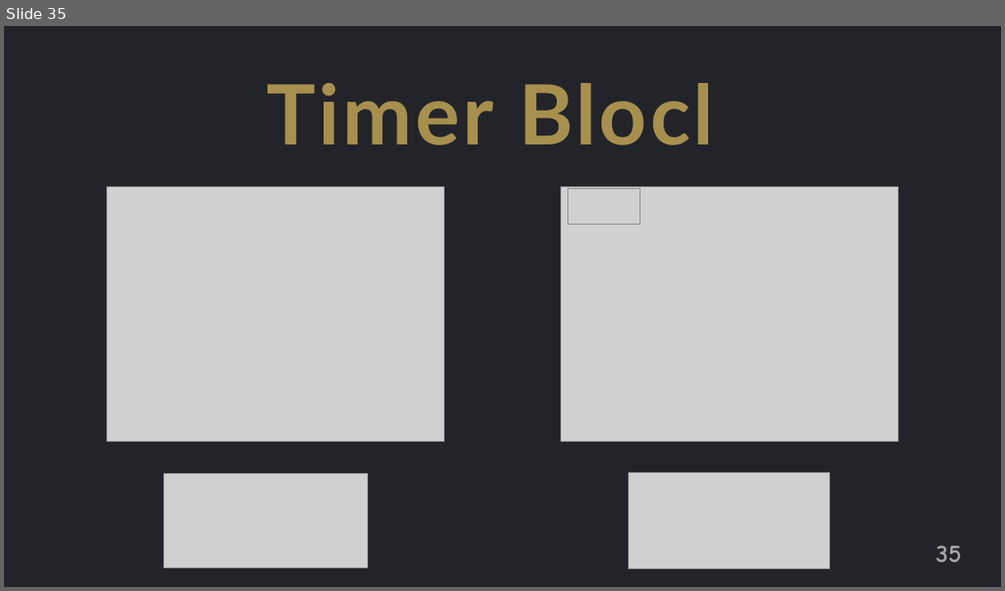
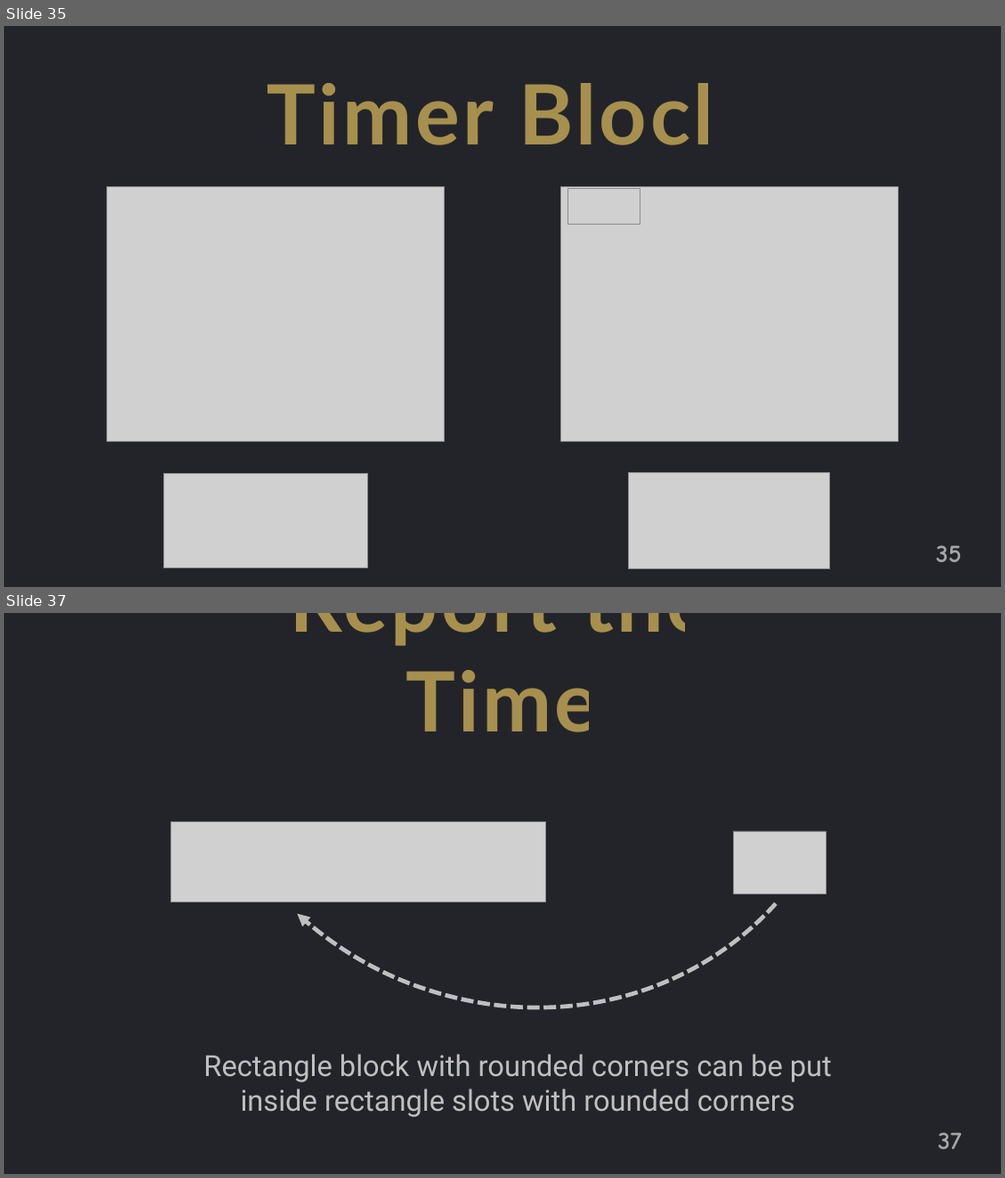
Before and after one commit to jguo108/My-Programming-Courses, a slide deck: Scratch for Newbies/Level1/Lesson 5 - Find the Bug/Notes/Notes.pptx. Shown one above the other, each under a label of ours: slide 35 before the commit, slides 35 and 37 after it; the slides between them are not shown. The pictures are 1005x591 and 1005x1178 pixels, drawn with LibreOffice and Linux fonts; fonts in the diff are those of the drawing; grey boxes stand for pictures. Boxes give left, top, right and bottom in pixels: in the first picture for what was removed or moved away, otherwise in the second. Text is boxed around its words. In the diff, an @@ line names an element or a change of style, - is before the commit and + after.

```diff
--- a/Scratch for Newbies/Level1/Lesson 5 - Find the Bug/Notes/Notes.pptx
+++ b/Scratch for Newbies/Level1/Lesson 5 - Find the Bug/Notes/Notes.pptx
@@ slide 37 added at (4, 613, 1001, 1174), background #FFFFFF @@
@@ rectangle added at (4, 613, 1001, 1174), fill #23242A @@
@@ arc (boxed as its full ellipse) added at (38, 613, 995, 1147), outline #BFBFBF 4 pt dashed @@
@@ text added at (290, 613, 712, 732), 80 pt, text #FFD966 at 60% opacity, bold @@
+Report the Time
@@ picture added at (170, 821, 545, 901) @@
@@ picture added at (733, 831, 825, 893) @@
@@ text added at (203, 1054, 832, 1117), 28 pt, text #BFBFBF @@
+Rectangle block with rounded corners can be put inside rectangle slots with rounded corners
@@ page number added at (938, 1132, 961, 1149), 24 pt, text #A6A6A6, bold @@
+37
```
Also in this commit, not shown: 1 slide changed, 2 other slides added, 5 other files.
